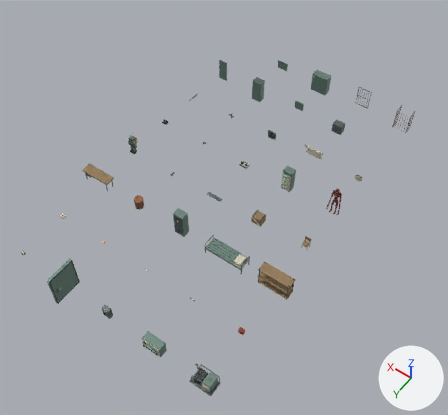
Before and after pictures for a commit that changed the Blender file art-source/station_assets.blend.
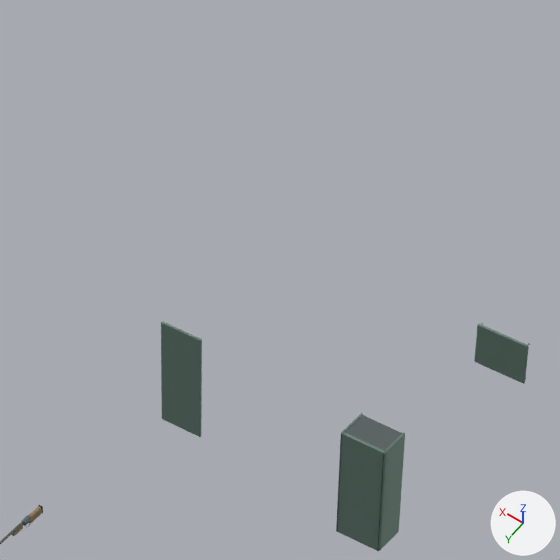
The first picture shows the older version from a 50 mm lens placed at (-9.8, 11.7, 36.6), pointed at (7.5, -12.5, -1.5). The close-ups show the older and then the newer version on the part from 42% to 66% of the width and 0% to 25% of the height of that picture. Only the edits that show in the close-ups are written down. Arrows for +X, +Y and +Z are at lower right; the lights stay in place.

In view in the first close-up: 'locker_door', 'locker_shell', 'vent_grate' and 1 more.
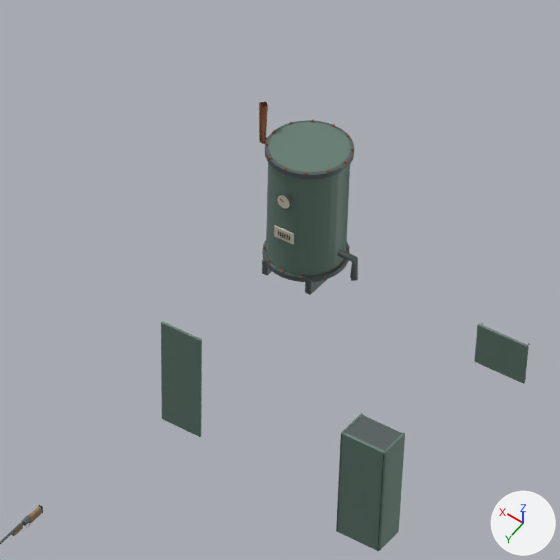
What changed in the scene script:
```text
Add me_cone_217:
    me_cone_217.from_pydata(...)  # 1008 vertices, 730 faces; spans x -1.04..1.08, y -0.76..0.75, z 0.0..2.9
    # faces by material slot: [248, 34, 290, 116, 42]
    me_cone_217.materials.append(mat_rust)  # brown #996142
    me_cone_217.materials.append(mat_enamel)  # greyish green #6f897e
    me_cone_217.materials.append(mat_steel)  # grey #6c7676
    me_cone_217.materials.append(mat_cream)  # pale yellow #d3ceb8
    me_cone_217.materials.append(mat_black)  # dark grey #2a3030
Add ob_boiler:
    ob_boiler = bpy.data.objects.new('boiler', me_cone_217)
    ob_boiler.location = (16.0, -28.0, 0.0)
    ob_boiler.rotation_euler = (0.0, 0.0, -3.142)  # degrees (0, 0, -180)
```

Location of each change, (x1, y1, x2, y2) in pixels of the close-ups (560 x 560 px):
'boiler', added
    after: (259, 102, 358, 295)
    faces in mat_enamel (greyish green #6f897e): (266, 122, 351, 276)
    faces in mat_steel (grey #6c7676): (262, 120, 358, 295)
    faces in mat_rust (brown #996142): (259, 102, 354, 278)
    faces in mat_cream (pale yellow #d3ceb8): (274, 195, 294, 244)
